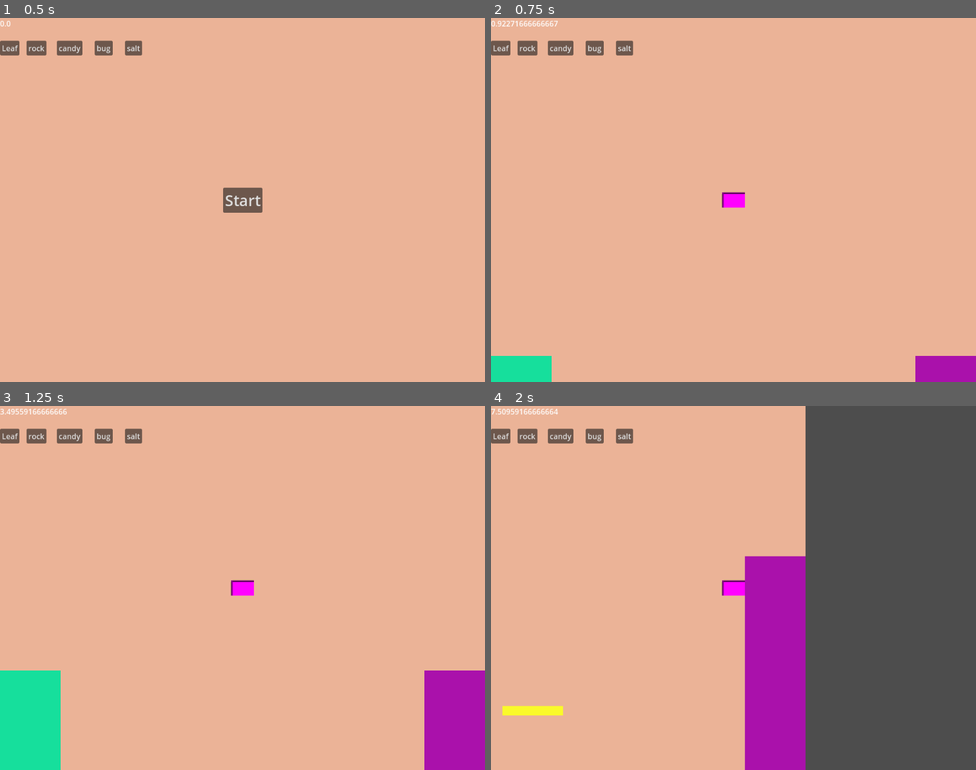
Above: before the commit, frames 1-4 (two rows, left to right).
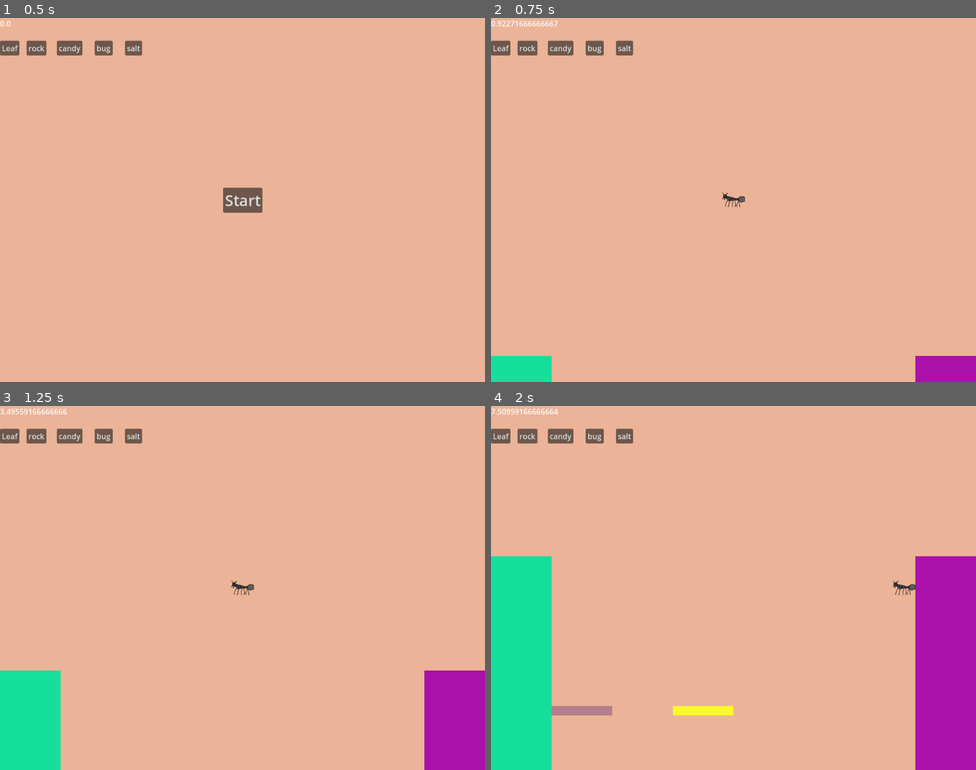
Above: after the commit, the same moments.

Repository: xepewout/momma-im-home
Game: Godot game, scene res://main.tscn
Same seed, same stepped clock (60 frames per second), same inputs: the game is played once before the commit and once after it.
Inputs:
- Up to frame 1 (0.5 s): no input
- Up to frame 2 (0.75 s): click "Start" at 0.5 s
- Up to frame 3 (1.25 s): no input
- Up to frame 4 (2 s): hold D (MOVE_RIGHT) from 1.28 s (still down)

Frame 1 is identical in both runs. In frame 2, 0.2% of the frame differs, in the area x 47-53%, y 47-53%; in frame 3, 0.2%; in frame 4, 51%, in the area x 0-100%, y 0-100%.

Commit message:
Texture Commit
-added ant texture

Diff:
--- a/main.gd
+++ b/main.gd
@@ -45,8 +45,9 @@
 		$ObstacleTimer.paused = true
 	distance += delta * Global.game_speed
 	if(distance >= 50):
-		if Global.falling == true:
+		if Global.falling == true and player:
 			_spawnQueen()
+			player._toggleCamera()
 		Global.falling = false
 		player.position.y += 5
 
--- a/player.gd
+++ b/player.gd
@@ -40,3 +40,6 @@
 func _removeWind():
 	wind = false
 	windDirection = 0
+
+func _toggleCamera():
+	$Camera2D.enabled = !$Camera2D.enabled
--- a/player.tscn
+++ b/player.tscn
@@ -1,13 +1,11 @@
 [gd_scene load_steps=4 format=3 uid="uid://b24kyukpvtw7a"]
 
 [ext_resource type="Script" uid="uid://cuy2qyhl7nswy" path="res://player.gd" id="1_4flbx"]
+[ext_resource type="Texture2D" uid="uid://ba23ymo85uhag" path="res://Sprite-0001.png" id="2_onrkg"]
 
 [sub_resource type="CapsuleShape2D" id="CapsuleShape2D_sh265"]
 radius = 16.0
 height = 48.0
-
-[sub_resource type="PlaceholderTexture2D" id="PlaceholderTexture2D_4flbx"]
-size = Vector2(48, 32)
 
 [node name="Player" type="CharacterBody2D" groups=["player"]]
 script = ExtResource("1_4flbx")
@@ -17,7 +15,8 @@
 shape = SubResource("CapsuleShape2D_sh265")
 
 [node name="Sprite2D" type="Sprite2D" parent="."]
-texture = SubResource("PlaceholderTexture2D_4flbx")
+texture_filter = 1
+texture = ExtResource("2_onrkg")
 
 [node name="Player" type="Node2D" parent="."]
 
@@ -28,6 +27,6 @@
 shape = SubResource("CapsuleShape2D_sh265")
 
 [node name="Camera2D" type="Camera2D" parent="."]
-visible = false
+enabled = false
 
 [connection signal="area_entered" from="Enemy Detection" to="." method="_on_enemy_detection_area_entered"]
Binary file added: assets/Sprite-0001.png
Not shown, added: assets/Sprite-0001.png.import
